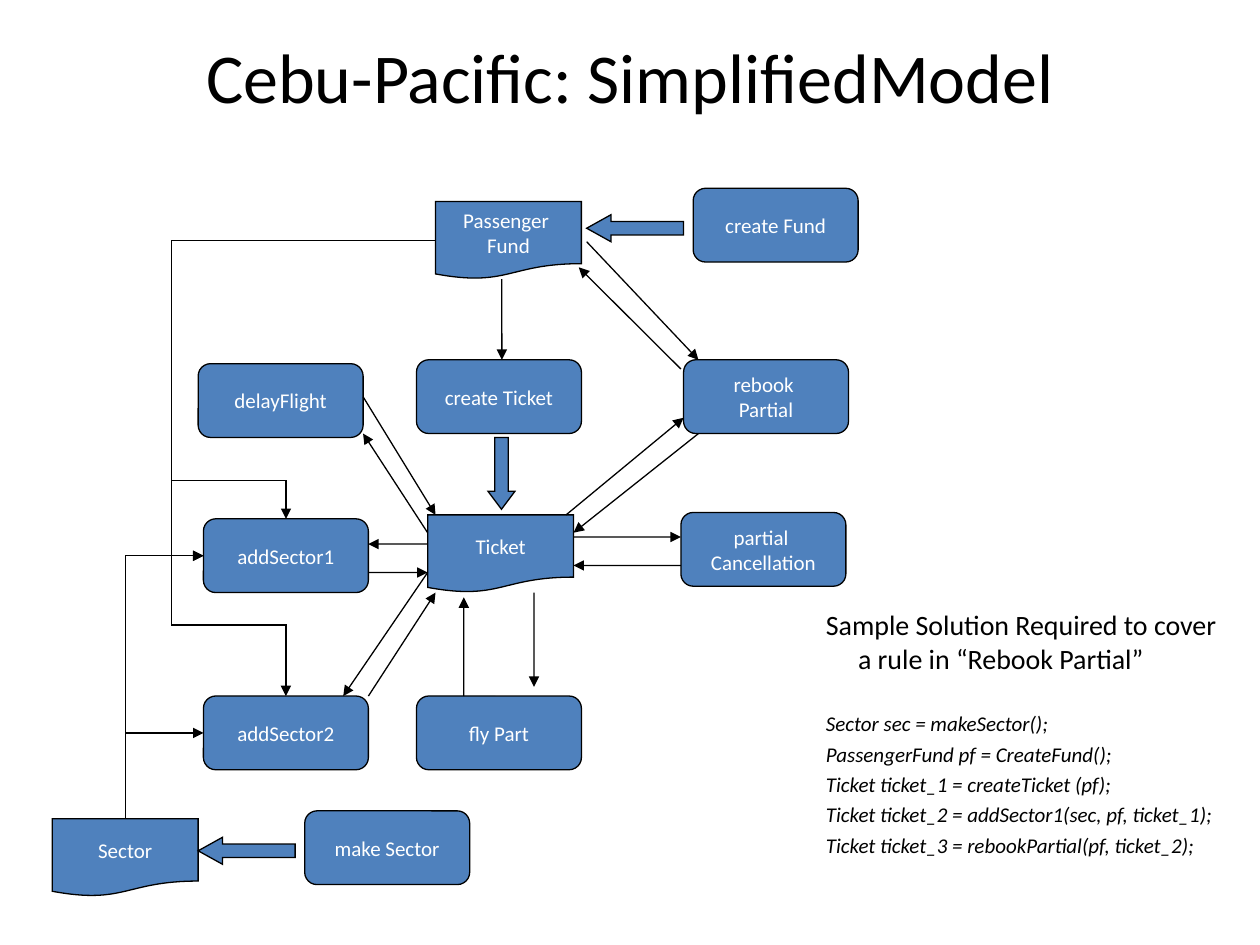
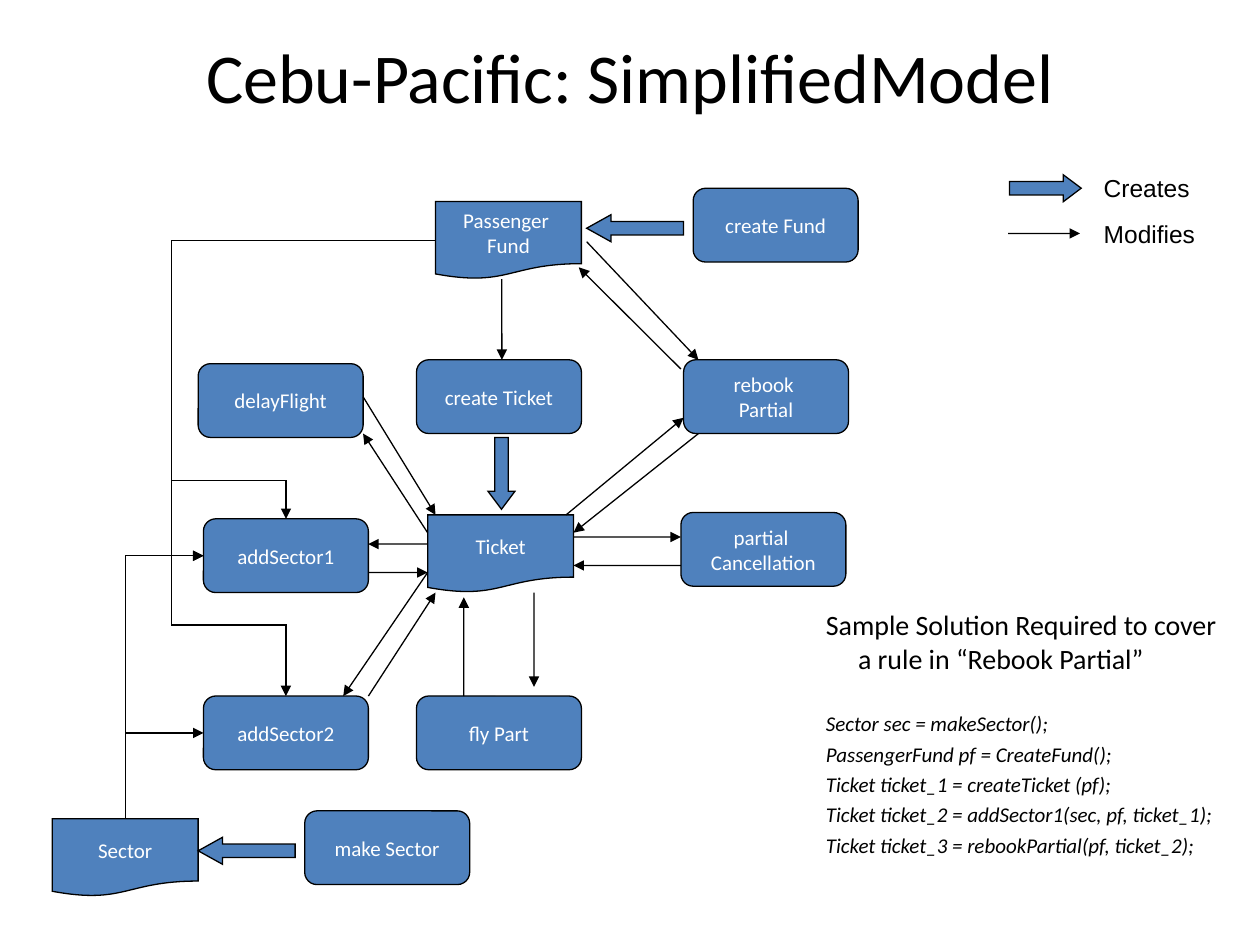
Before and after one commit to simonhj/test-generation-paper, a slide deck: slide 71 of slides/TestDataGen.ppt. Drawn at 1260x945 pixels with LibreOffice and Linux fonts; fonts in the diff are those of the drawing. Boxes give left, top, right and bottom in pixels: in the first picture for what was removed or moved away, otherwise in the second. Text is boxed around its words. In the diff, an @@ line names an element or a change of style, - is before the commit and + after.

Commit message:
Added legend to the slide

```diff
--- a/slides/TestDataGen.ppt
+++ b/slides/TestDataGen.ppt
@@ right arrow added at box(1009, 175, 1081, 202), fill #4F81BD, outline #000000 0.74 pt @@
@@ text added at box(1104, 180, 1190, 198), 14 pt, text #000000 @@
+Creates
@@ arrow added from (1008, 233) to (1080, 233), #000000 0.74 pt @@
@@ text added at box(1104, 225, 1195, 244), 14 pt, text #000000 @@
+Modifies
```
